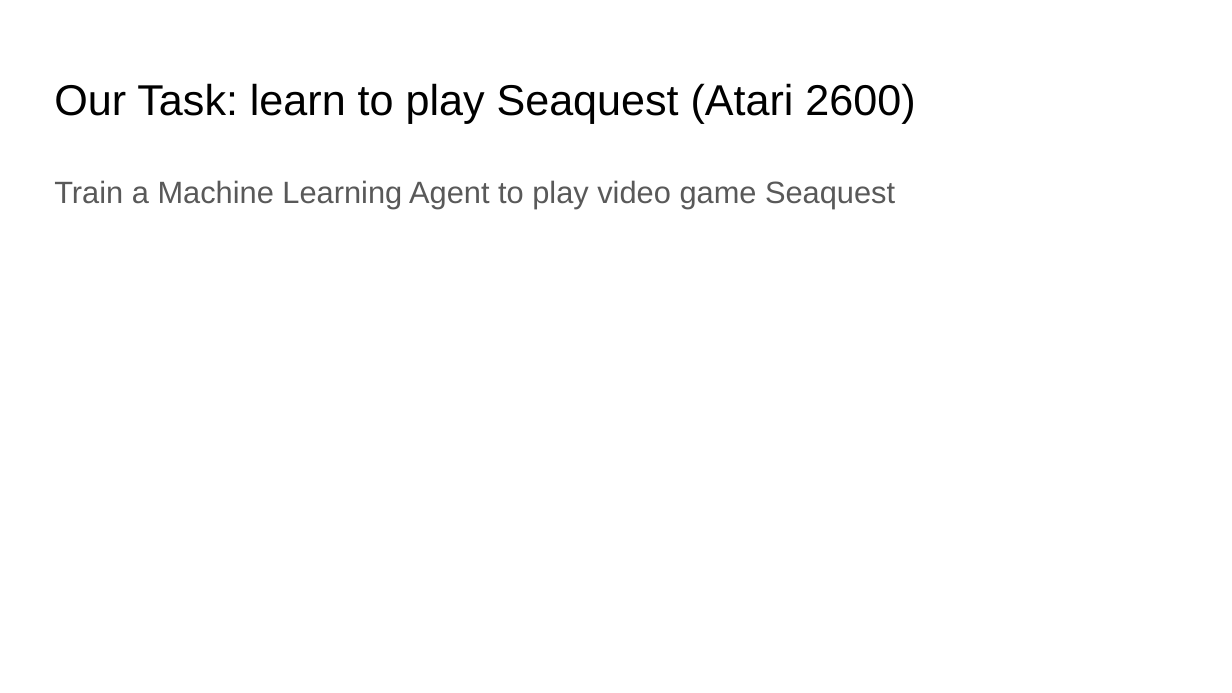
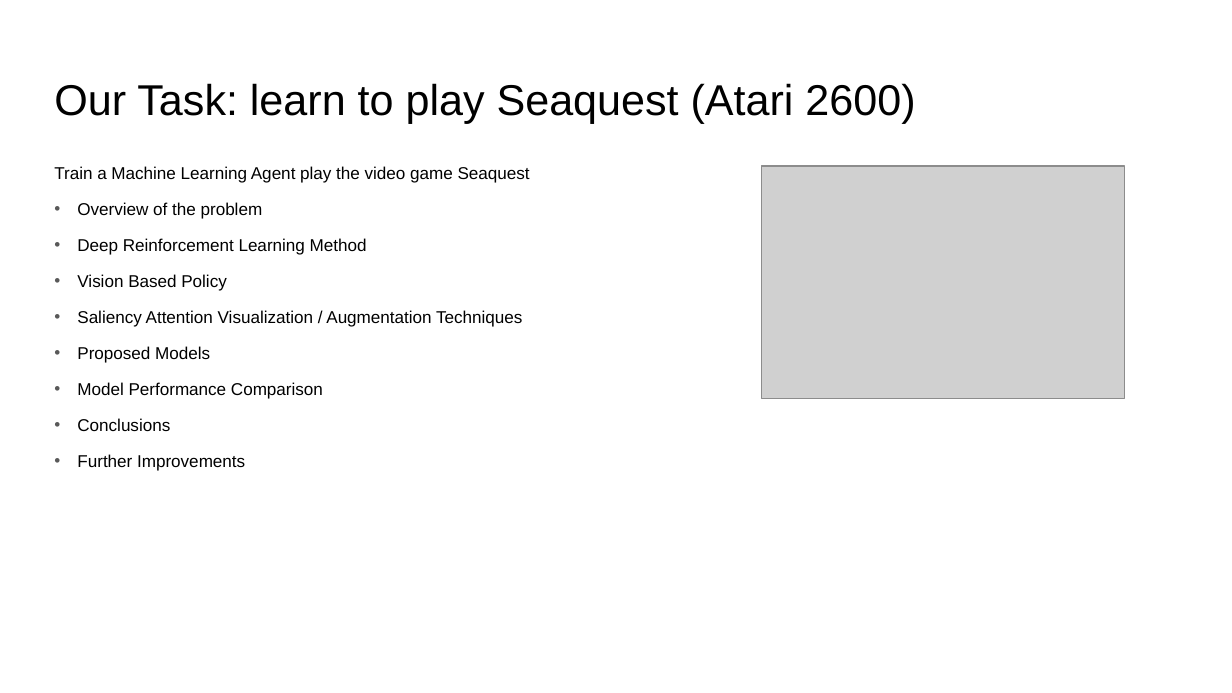
Before and after one commit to Stevenhunter167/Towards-Interpretable-Reinforcement-Learning-Using-Attention-Augmented-Agents-Replication, a slide deck: slide 2 of Presentation.pptx. Drawn at 1232x693 pixels with LibreOffice and Linux fonts; fonts in the diff are those of the drawing; grey boxes stand for pictures. Boxes give left, top, right and bottom in pixels: in the first picture for what was removed or moved away, otherwise in the second. Text is boxed around its words. In the diff, an @@ line names an element or a change of style, - is before the commit and + after.

```diff
--- a/Presentation.pptx
+++ b/Presentation.pptx
@@ text at [54, 166, 530, 471]: text changed; size 18 to 10 pt; text colour #595959 to #000000 @@
-Train a Machine Learning Agent to play video game Seaquest
+Train a Machine Learning Agent play the video game Seaquest
+• Overview of the problem
+• Deep Reinforcement Learning Method
+• Vision Based Policy
+• Saliency Attention Visualization / Augmentation Techniques
+• Proposed Models
+• Model Performance Comparison
+• Conclusions
+• Further Improvements
@@ picture added at [761, 166, 1124, 399] @@
```
Also in this commit, not shown: 7 other slides changed, 1 slide added, 1 slide removed, 1 other file.
